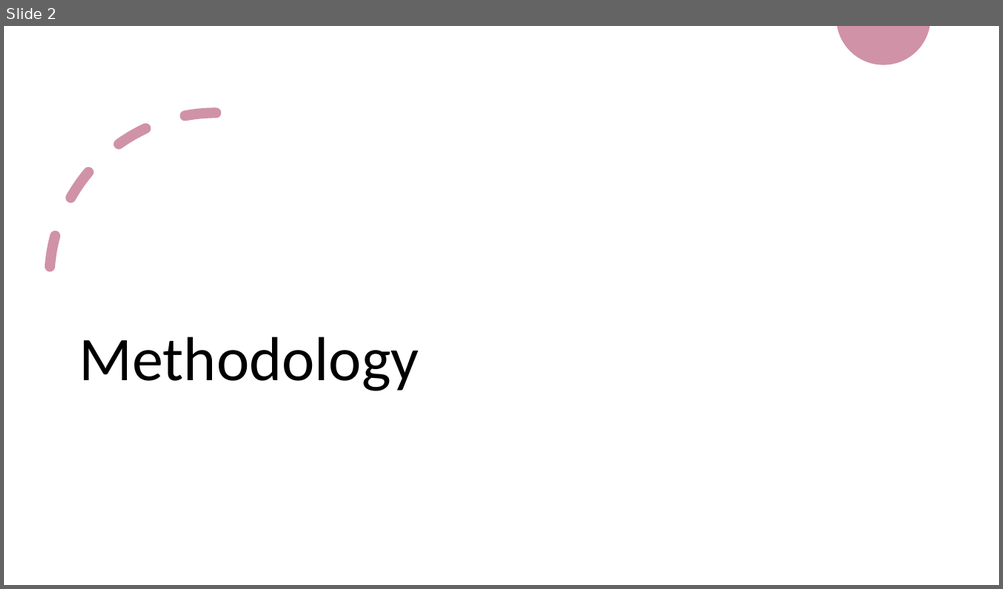
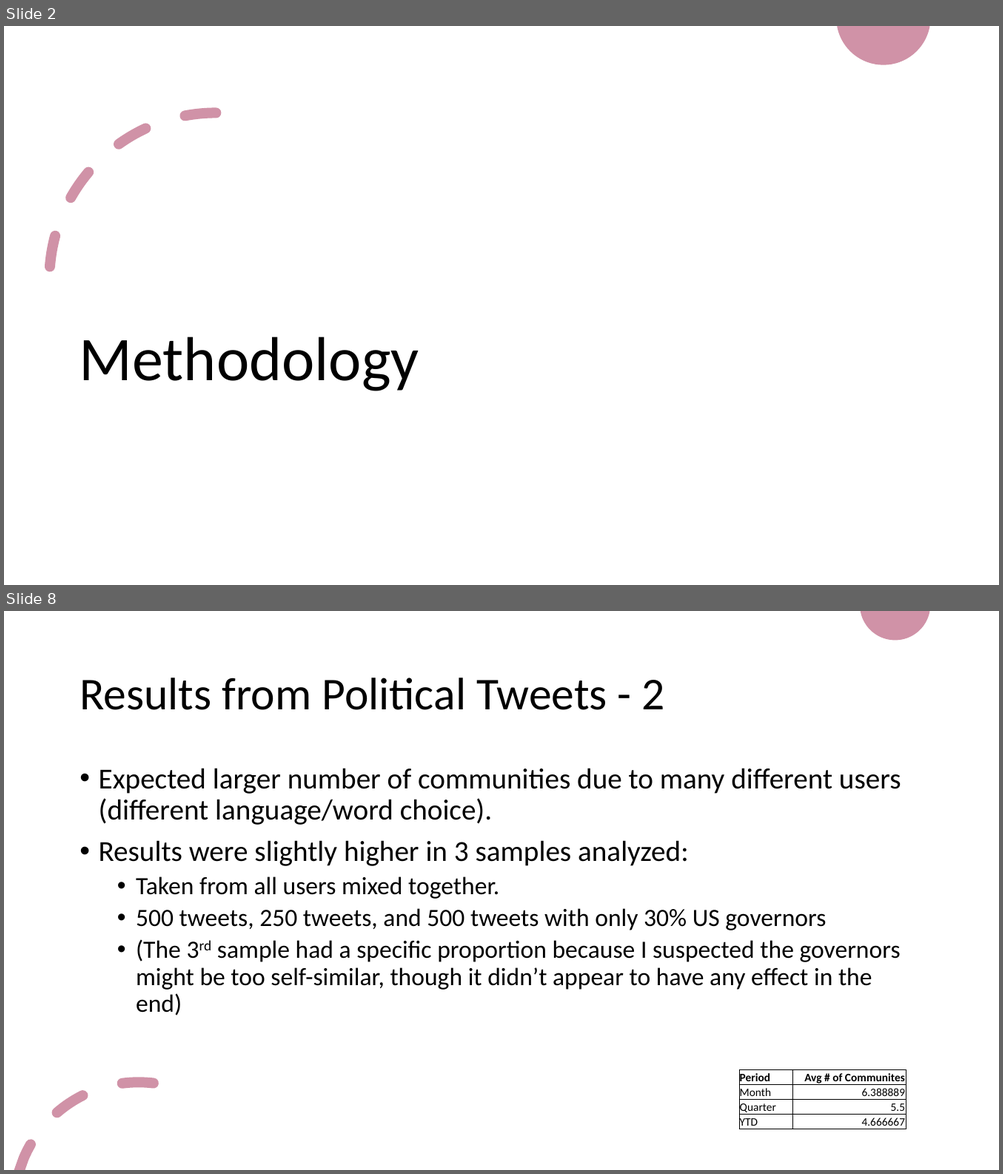
Before and after one commit to anazareth/tweet-proj, a slide deck: meta/Summary.pptx. Shown one above the other, each under a label of ours: slide 2 before the commit, slides 2 and 8 after it; the slides between them are not shown. The pictures are 1003x589 and 1003x1174 pixels, drawn with LibreOffice and Linux fonts; fonts in the diff are those of the drawing. Boxes give left, top, right and bottom in pixels: in the first picture for what was removed or moved away, otherwise in the second. Text is boxed around its words. In the diff, an @@ line names an element or a change of style, - is before the commit and + after.

```diff
--- a/meta/Summary.pptx
+++ b/meta/Summary.pptx
@@ slide 8 added at <box>4,611,999,1170</box>, background #FFFFFF @@
@@ freeform shape added at <box>860,611,930,640</box>, fill #D092A7 @@
@@ title added at <box>79,678,664,710</box>, 44 pt, text #000000 @@
+Results from Political Tweets - 2
@@ text added at <box>99,768,901,1016</box>, 24 pt, text #000000 @@
+• Expected larger number of communities due to many different users (different language/word choice).
+• Results were slightly higher in 3 samples analyzed:
+  • Taken from all users mixed together.
+  • 500 tweets, 250 tweets, and 500 tweets with only 30% US governors
+  • (The 3rd sample had a specific proportion because I suspected the governors might be too self-similar, though it didn’t appear to have any effect in the end)
@@ table added at <box>739,1070,906,1133</box>, 4 rows, 2 columns @@
+Period | Avg # of Communites
+Month | 6.388889
+Quarter | 5.5
+YTD | 4.666667
@@ freeform shape added at <box>14,1077,159,1170</box>, fill #D092A7 @@
```
Also in this commit, not shown: 2 slides changed, 11 other slides added, 2 slides removed, 4 other files.
